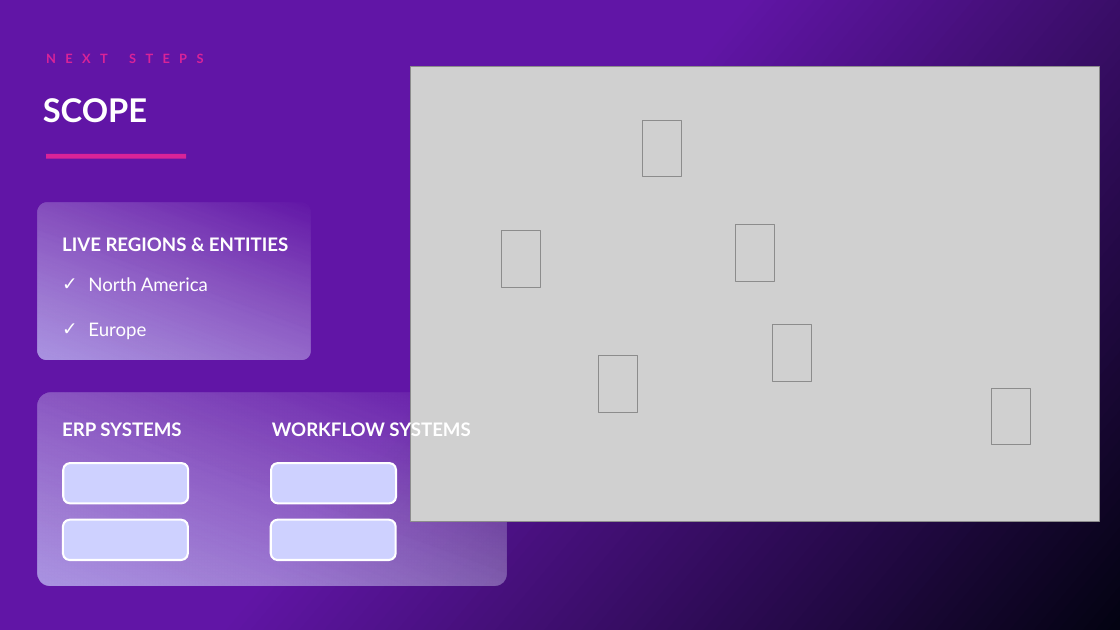
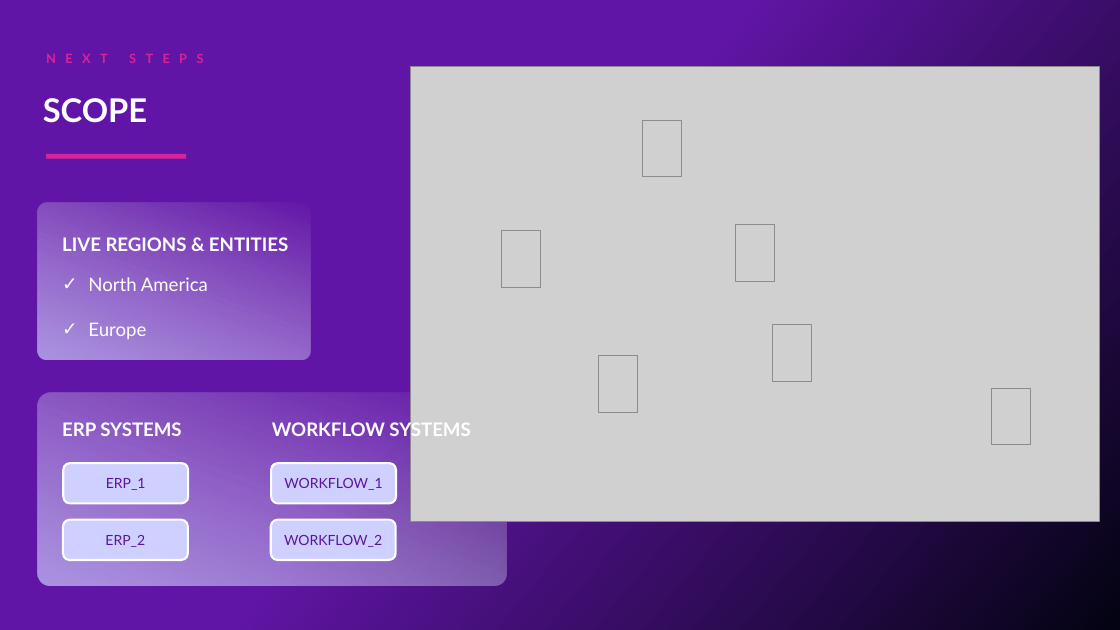
Before and after one commit to oresanniowo-beep/EBR-Gen-v2, a slide deck: slide 38 of EBR_Template.pptx. Drawn at 1120x630 pixels with LibreOffice and Linux fonts; fonts in the diff are those of the drawing; grey boxes stand for pictures; background and template pictures are left out. Boxes give left, top, right and bottom in pixels: in the first picture for what was removed or moved away, otherwise in the second. Text is boxed around its words. In the diff, an @@ line names an element or a change of style, - is before the commit and + after.

```diff
--- a/EBR_Template.pptx
+++ b/EBR_Template.pptx
@@ text in rounded rectangle at <box>106,478,146,490</box>: text added @@
+ERP_1
@@ text in rounded rectangle at <box>284,478,382,490</box>: text added @@
+WORKFLOW_1
@@ text in rounded rectangle at <box>105,535,145,547</box>: text added @@
+ERP_2
@@ text in rounded rectangle at <box>284,535,382,547</box>: text added @@
+WORKFLOW_2
```
Also in this commit, not shown: 3 other slides changed.
